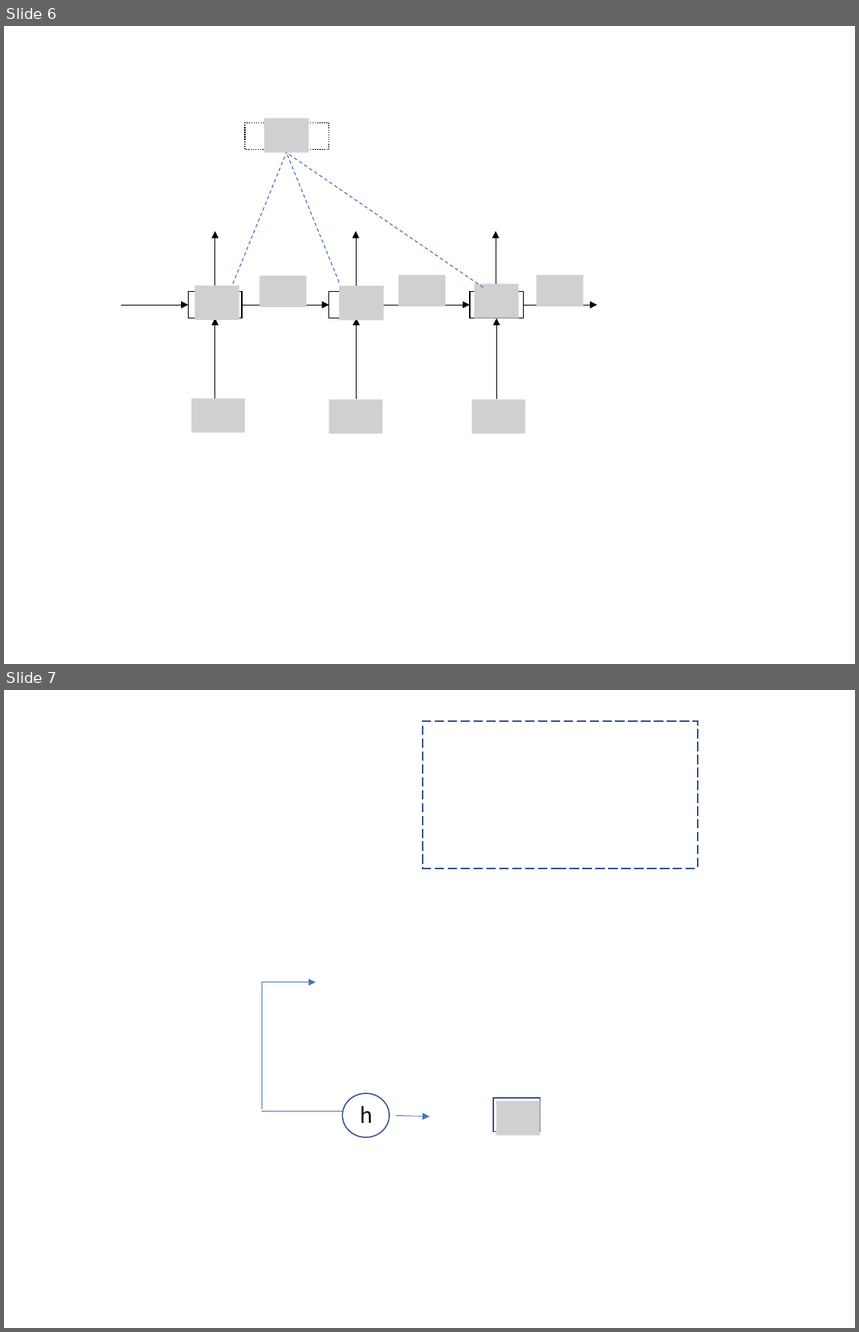
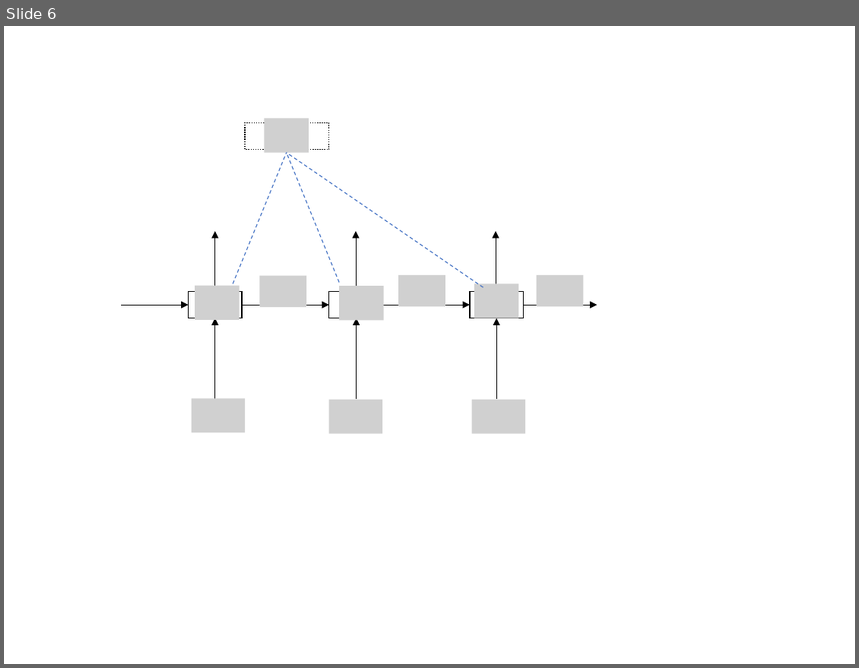
Before and after one commit to lileilai/GraduatePaper, a slide deck: LatexThesis4SYSU-master/新建 PPT 演示文稿.pptx. Shown one above the other, each under a label of ours: slides 6 and 7 before the commit, slide 6 after it. The pictures are 859x1332 and 859x668 pixels, drawn with LibreOffice and Linux fonts; fonts in the diff are those of the drawing; grey boxes stand for pictures. Boxes give left, top, right and bottom in pixels: in the first picture for what was removed or moved away, otherwise in the second. Text is boxed around its words. In the diff, an @@ line names an element or a change of style, - is before the commit and + after.

```diff
--- a/LatexThesis4SYSU-master/新建 PPT 演示文稿.pptx
+++ b/LatexThesis4SYSU-master/新建 PPT 演示文稿.pptx
@@ slide 7 removed at <box>4,690,855,1328</box>, background #FFFFFF @@
@@ rectangle removed at <box>423,720,698,868</box> @@
@@ line removed from (262, 983) to (262, 1110) @@
@@ arrow removed from (262, 983) to (316, 983) @@
@@ ellipse removed at <box>343,1094,389,1138</box> @@
@@ rectangle removed at <box>493,1099,541,1132</box> @@
@@ line removed from (262, 1111) to (343, 1111) @@
@@ text removed at <box>360,1106,373,1123</box> @@
-h
@@ arrow removed from (396, 1116) to (430, 1116) @@
@@ picture removed at <box>496,1101,541,1135</box> @@
```
Also in this commit, not shown: 1 slide added, 11 other files.
